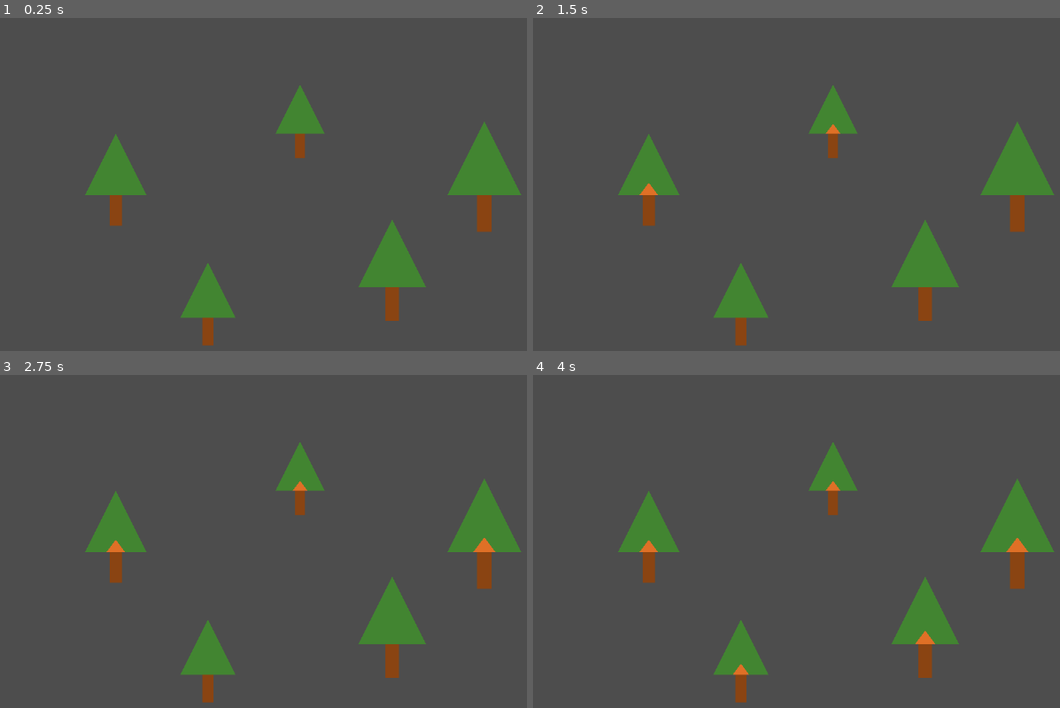
Above: before the commit, frames 1-4 (two rows, left to right).
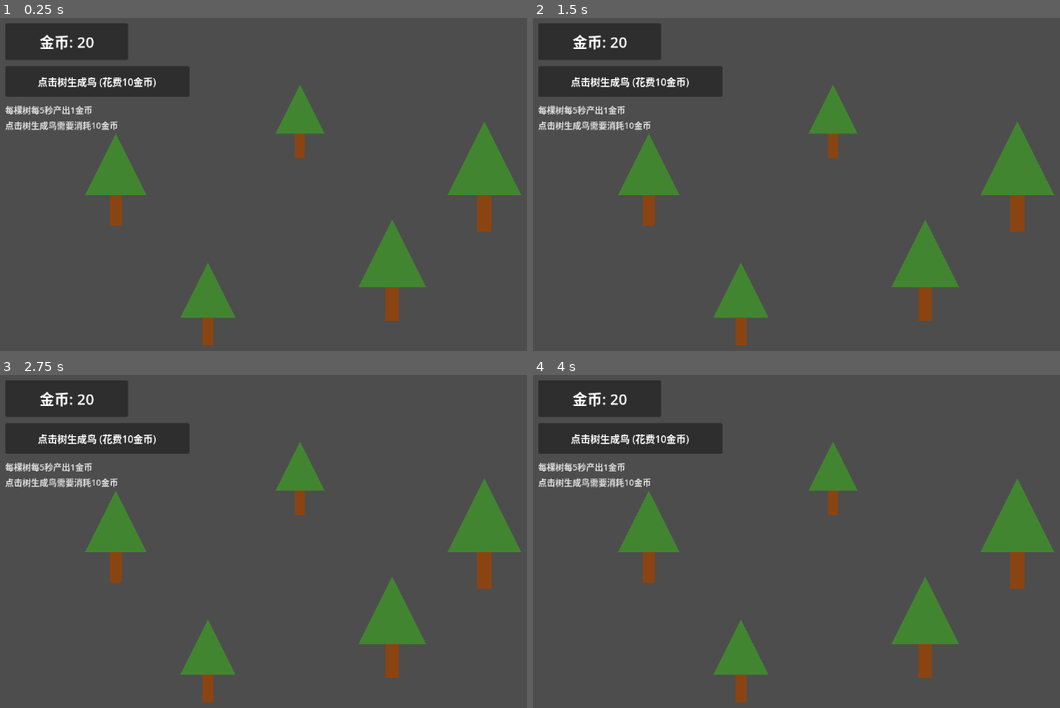
Above: after the commit, the same moments.

Repository: MITOOmjt/Tree
Game: Godot game, scene res://main.tscn
Two runs of this game, one before a commit and one after it. Both use one fixed random seed, a clock stepped at 60 frames per second and the inputs below.
Inputs (mouse positions are in pixels of both pictures, inside the frame that each line leads up to):
- Up to frame 1 (0.25 s): no input
- Up to frame 2 (1.5 s): tap Enter at 0.5 s; move the mouse to (648, 194) at 0.52 s; click (648, 194) at 0.67 s; tap Space at 1.25 s; move the mouse to (833, 134) at 1.27 s; click (833, 134) at 1.42 s
- Up to frame 3 (2.75 s): tap Enter at 2 s; move the mouse to (484, 551) at 2.02 s; click (484, 551) at 2.17 s
- Up to frame 4 (4 s): tap Space at 2.75 s; move the mouse to (738, 674) at 2.77 s; click (738, 674) at 2.92 s; tap Enter at 3.5 s; move the mouse to (922, 644) at 3.52 s; click (922, 644) at 3.67 s

The runs differ from the first frame. In frame 1, 6.2% of the frame differs, in the area x 1-36%, y 1-34%; in frame 2, 6.3%; in frame 3, 6.4%; in frame 4, 6.6%, in the area x 1-95%, y 1-91%.

Commit message:
修复树的点击问题，添加简化版树实现

Diff:
--- /dev/null
+++ b/global.gd
@@ -0,0 +1,19 @@
+extends Node
+
+signal coins_changed(amount: int)
+
+var coins: int = 20  # 初始金币，给玩家一些起始资金
+
+func add_coins(amount: int) -> void:
+	coins += amount
+	emit_signal("coins_changed", coins)
+
+func spend_coins(amount: int) -> bool:
+	if coins >= amount:
+		coins -= amount
+		emit_signal("coins_changed", coins)
+		return true
+	return false
+
+func get_coins() -> int:
+	return coins
--- a/main.tscn
+++ b/main.tscn
@@ -1,24 +1,29 @@
-[gd_scene load_steps=2 format=3 uid="uid://c5j8tmo2cdwud"]
+[gd_scene load_steps=3 format=3 uid="uid://c5j8tmo2cdwud"]
 
-[ext_resource type="PackedScene" uid="uid://cgy3krv2bkr0v" path="res://tree.tscn" id="1_tree"]
+[ext_resource type="PackedScene" uid="uid://c7m1p8mh0y4i3" path="res://simple_tree.tscn" id="1_tree"]
+[ext_resource type="PackedScene" uid="uid://chjgujd8q2d5f" path="res://ui.tscn" id="2_ui"]
 
 [node name="Main" type="Node2D"]
 
-[node name="Tree1" parent="." instance=ExtResource("1_tree")]
+[node name="UI" parent="." instance=ExtResource("2_ui")]
+
+[node name="Trees" type="Node2D" parent="."]
+
+[node name="SimpleTree1" parent="Trees" instance=ExtResource("1_tree")]
 position = Vector2(200, 300)
 
-[node name="Tree2" parent="." instance=ExtResource("1_tree")]
+[node name="SimpleTree2" parent="Trees" instance=ExtResource("1_tree")]
 position = Vector2(500, 200)
 scale = Vector2(0.8, 0.8)
 
-[node name="Tree3" parent="." instance=ExtResource("1_tree")]
+[node name="SimpleTree3" parent="Trees" instance=ExtResource("1_tree")]
 position = Vector2(800, 300)
 scale = Vector2(1.2, 1.2)
 
-[node name="Tree4" parent="." instance=ExtResource("1_tree")]
+[node name="SimpleTree4" parent="Trees" instance=ExtResource("1_tree")]
 position = Vector2(350, 500)
 scale = Vector2(0.9, 0.9)
 
-[node name="Tree5" parent="." instance=ExtResource("1_tree")]
+[node name="SimpleTree5" parent="Trees" instance=ExtResource("1_tree")]
 position = Vector2(650, 450)
 scale = Vector2(1.1, 1.1)
--- /dev/null
+++ b/message_bus.gd
@@ -0,0 +1,15 @@
+extends Node
+
+# 消息信号
+signal show_message(text, duration)
+
+# 单例模式
+var _instance = null
+
+func _init():
+	if _instance != null:
+		push_error("MessageBus已经存在!")
+	_instance = self
+
+static func get_instance() -> Node:
+	return Engine.get_main_loop().root.get_node("/root/MessageBus")
--- a/project.godot
+++ b/project.godot
@@ -10,11 +10,16 @@
 
 [application]
 
-config/name="treegame"
+config/name="TreeGame"
 run/main_scene="res://main.tscn"
 config/features=PackedStringArray("4.3", "Mobile")
 config/icon="res://icon.svg"
 
+[autoload]
+
+Global="*res://global.gd"
+MessageBus="*res://message_bus.gd"
+
 [rendering]
 
 renderer/rendering_method="mobile"
--- /dev/null
+++ b/simple_tree.gd
@@ -0,0 +1,46 @@
+extends Node2D
+
+var bird_scene = preload("res://bird.tscn")
+var bird_cost = 10  # 生成鸟的成本
+
+@onready var coin_timer = $CoinTimer
+@onready var tree_button = $TreeButton
+
+func _ready():
+	print("简化树初始化，当前金币: ", Global.get_coins())
+
+	# 连接按钮点击信号
+	tree_button.pressed.connect(_on_tree_button_pressed)
+	print("树按钮点击事件已连接")
+
+	# 连接计时器的timeout信号
+	coin_timer.timeout.connect(_on_coin_timer_timeout)
+	print("金币计时器已连接")
+
+func _on_tree_button_pressed():
+	print("按钮点击：树被点击了！")
+
+	# 获取鼠标相对于树的位置
+	var local_pos = get_local_mouse_position()
+	print("点击位置：", local_pos)
+
+	# 尝试生成鸟
+	if Global.spend_coins(bird_cost):
+		print("成功消费金币，剩余: ", Global.get_coins())
+		var bird = bird_scene.instantiate()
+		add_child(bird)
+		bird.position = local_pos
+
+		# 发送成功消息
+		MessageBus.get_instance().emit_signal("show_message", "成功生成一只鸟！", 2)
+	else:
+		# 显示提示消息
+		print("金币不足！需要 ", bird_cost, " 金币，当前只有 ", Global.get_coins(), " 金币")
+
+		# 发送失败消息
+		MessageBus.get_instance().emit_signal("show_message", "金币不足！需要 " + str(bird_cost) + " 金币", 2)
+
+func _on_coin_timer_timeout():
+	# 每次计时器超时时增加1金币
+	Global.add_coins(1)
+	print("树产生1金币，当前总金币: ", Global.get_coins())
--- /dev/null
+++ b/simple_tree.tscn
@@ -0,0 +1,35 @@
+[gd_scene load_steps=2 format=3 uid="uid://c7m1p8mh0y4i3"]
+
+[ext_resource type="Script" path="res://simple_tree.gd" id="1_script"]
+
+[node name="SimpleTree" type="Node2D"]
+script = ExtResource("1_script")
+
+[node name="TreeButton" type="Button" parent="."]
+modulate = Color(1, 1, 1, 0)
+anchors_preset = 8
+anchor_left = 0.5
+anchor_top = 0.5
+anchor_right = 0.5
+anchor_bottom = 0.5
+offset_left = -70.0
+offset_top = -150.0
+offset_right = 70.0
+offset_bottom = 50.0
+grow_horizontal = 2
+grow_vertical = 2
+flat = true
+
+[node name="TreeVisual" type="Node2D" parent="."]
+
+[node name="TreeShape" type="Polygon2D" parent="TreeVisual"]
+color = Color(0.262745, 0.521569, 0.196078, 1)
+polygon = PackedVector2Array(-50, 0, 50, 0, 0, -100)
+
+[node name="Trunk" type="Polygon2D" parent="TreeVisual"]
+color = Color(0.545098, 0.270588, 0.0745098, 1)
+polygon = PackedVector2Array(-10, 0, 10, 0, 10, 50, -10, 50)
+
+[node name="CoinTimer" type="Timer" parent="."]
+wait_time = 5.0
+autostart = true
--- a/tree.gd
+++ b/tree.gd
@@ -1,14 +1,64 @@
 extends Node2D
 
 var bird_scene = preload("res://bird.tscn")
+var bird_cost = 10  # 生成鸟的成本
+
+@onready var coin_timer = $CoinTimer
 
 func _ready():
-	# Godot 4.3的信号连接方式，使用Area2D的input_event信号
-	$TreeShape.input_event.connect(_on_tree_input)
+	print("树初始化，当前金币: ", Global.get_coins())
+
+	# 使用正确的信号连接方式
+	$TreeShape.connect("input_event", _on_tree_input)
+	print("树的点击事件已连接")
+
+	# 连接计时器的timeout信号
+	coin_timer.connect("timeout", _on_coin_timer_timeout)
+	print("金币计时器已连接")
+
+# 添加处理所有输入的备用方法
+func _unhandled_input(event):
+	if event is InputEventMouseButton and event.pressed and event.button_index == MOUSE_BUTTON_LEFT:
+		print("收到全局点击")
+		# 检查是否点击在树上
+		var mouse_pos = get_global_mouse_position()
+		var local_pos = to_local(mouse_pos)
+		print("全局位置: ", mouse_pos, " 局部位置: ", local_pos)
+
+		# 手动检查点击是否在树的范围内
+		# 这是一个简单的碰撞检测，可以根据实际情况调整
+		var tree_shape = $TreeShape/CollisionShape2D.shape
+		var shape_pos = $TreeShape/CollisionShape2D.global_position
+
+		# 简单判断是否在三角形区域内
+		if local_pos.y < 0 and abs(local_pos.x) < 60 and local_pos.y > -120:
+			print("点击在树上")
+			_handle_bird_creation(local_pos)
 
 func _on_tree_input(_viewport, event, _shape_idx):
+	print("TreeShape收到输入事件类型: ", event.get_class())
 	if event is InputEventMouseButton and event.pressed and event.button_index == MOUSE_BUTTON_LEFT:
+		print("Area2D检测到点击树，尝试花费 ", bird_cost, " 金币")
+		_handle_bird_creation(get_local_mouse_position())
+
+# 抽取创建鸟的逻辑到单独的函数
+func _handle_bird_creation(position):
+	if Global.spend_coins(bird_cost):
+		print("成功消费金币，剩余: ", Global.get_coins())
 		var bird = bird_scene.instantiate()
 		add_child(bird)
-		# 在点击位置生成鸟
-		bird.position = get_local_mouse_position()
+		bird.position = position
+
+		# 发送成功消息
+		MessageBus.get_instance().emit_signal("show_message", "成功生成一只鸟！", 2)
+	else:
+		# 显示提示消息
+		print("金币不足！需要 ", bird_cost, " 金币，当前只有 ", Global.get_coins(), " 金币")
+
+		# 发送失败消息
+		MessageBus.get_instance().emit_signal("show_message", "金币不足！需要 " + str(bird_cost) + " 金币", 2)
+
+func _on_coin_timer_timeout():
+	# 每次计时器超时时增加1金币
+	Global.add_coins(1)
+	print("树产生1金币，当前总金币: ", Global.get_coins())
--- a/tree.tscn
+++ b/tree.tscn
@@ -3,15 +3,18 @@
 [ext_resource type="Script" path="res://tree.gd" id="1_script"]
 
 [sub_resource type="ConvexPolygonShape2D" id="ConvexPolygonShape2D_1"]
-points = PackedVector2Array(-50, 0, 50, 0, 0, -100)
+points = PackedVector2Array(-60, 10, 60, 10, 0, -120)
 
 [node name="Tree" type="Node2D"]
 script = ExtResource("1_script")
 
 [node name="TreeShape" type="Area2D" parent="."]
+input_pickable = true
+priority = 1
 
 [node name="CollisionShape2D" type="CollisionShape2D" parent="TreeShape"]
 shape = SubResource("ConvexPolygonShape2D_1")
+debug_color = Color(0, 0.6, 0.701961, 0.419608)
 
 [node name="VisualShape" type="Polygon2D" parent="TreeShape"]
 color = Color(0.262745, 0.521569, 0.196078, 1)
@@ -20,3 +23,7 @@
 [node name="Trunk" type="Polygon2D" parent="."]
 color = Color(0.545098, 0.270588, 0.0745098, 1)
 polygon = PackedVector2Array(-10, 0, 10, 0, 10, 50, -10, 50)
+
+[node name="CoinTimer" type="Timer" parent="."]
+wait_time = 5.0
+autostart = true
--- /dev/null
+++ b/ui.gd
@@ -0,0 +1,47 @@
+extends CanvasLayer
+
+@onready var coins_label = $Control/Panel/CoinsLabel
+@onready var message_label = $Control/MessagePanel/MessageLabel
+
+var default_message = "点击树生成鸟 (花费10金币)"
+var message_timer: Timer
+
+func _ready():
+	print("UI初始化")
+	# 连接到全局金币变化信号
+	Global.coins_changed.connect(_on_coins_changed)
+
+	# 连接到消息总线
+	MessageBus.get_instance().show_message.connect(show_message)
+
+	# 初始化显示
+	update_coins_display(Global.get_coins())
+
+	# 初始化消息
+	show_message(default_message)
+
+	# 创建定时器用于清除消息
+	message_timer = Timer.new()
+	message_timer.name = "MessageTimer"
+	message_timer.wait_time = 3.0
+	message_timer.one_shot = true
+	add_child(message_timer)
+	message_timer.timeout.connect(_on_message_timer_timeout)
+
+func _on_coins_changed(amount):
+	update_coins_display(amount)
+
+func update_coins_display(amount):
+	coins_label.text = "金币: " + str(amount)
+
+func show_message(text, duration = 0):
+	message_label.text = text
+
+	# 如果指定了持续时间，设置定时器
+	if duration > 0:
+		message_timer.wait_time = duration
+		message_timer.start()
+
+func _on_message_timer_timeout():
+	# 恢复默认消息
+	message_label.text = default_message
--- /dev/null
+++ b/ui.tscn
@@ -0,0 +1,64 @@
+[gd_scene load_steps=2 format=3 uid="uid://chjgujd8q2d5f"]
+
+[ext_resource type="Script" path="res://ui.gd" id="1_script"]
+
+[node name="UI" type="CanvasLayer"]
+script = ExtResource("1_script")
+
+[node name="Control" type="Control" parent="."]
+layout_mode = 3
+anchors_preset = 15
+anchor_right = 1.0
+anchor_bottom = 1.0
+grow_horizontal = 2
+grow_vertical = 2
+
+[node name="Panel" type="Panel" parent="Control"]
+layout_mode = 0
+offset_left = 20.0
+offset_top = 20.0
+offset_right = 220.0
+offset_bottom = 80.0
+
+[node name="CoinsLabel" type="Label" parent="Control/Panel"]
+layout_mode = 1
+anchors_preset = 15
+anchor_right = 1.0
+anchor_bottom = 1.0
+grow_horizontal = 2
+grow_vertical = 2
+theme_override_font_sizes/font_size = 24
+text = "金币: 0"
+horizontal_alignment = 1
+vertical_alignment = 1
+
+[node name="MessagePanel" type="Panel" parent="Control"]
+layout_mode = 0
+offset_left = 20.0
+offset_top = 90.0
+offset_right = 320.0
+offset_bottom = 140.0
+
+[node name="MessageLabel" type="Label" parent="Control/MessagePanel"]
+layout_mode = 1
+anchors_preset = 15
+anchor_right = 1.0
+anchor_bottom = 1.0
+grow_horizontal = 2
+grow_vertical = 2
+theme_override_font_sizes/font_size = 16
+text = "点击树生成鸟 (花费10金币)"
+horizontal_alignment = 1
+vertical_alignment = 1
+
+[node name="HelpLabel" type="Label" parent="Control"]
+layout_mode = 0
+offset_left = 20.0
+offset_top = 150.0
+offset_right = 320.0
+offset_bottom = 230.0
+theme_override_colors/font_color = Color(0.878431, 0.878431, 0.878431, 1)
+theme_override_font_sizes/font_size = 14
+text = "每棵树每5秒产出1金币
+点击树生成鸟需要消耗10金币"
+autowrap_mode = 2
